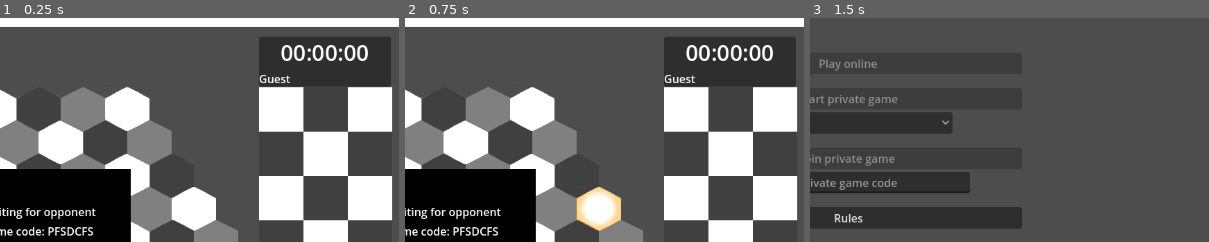
Above: before the commit, frames 1-3 (left to right).
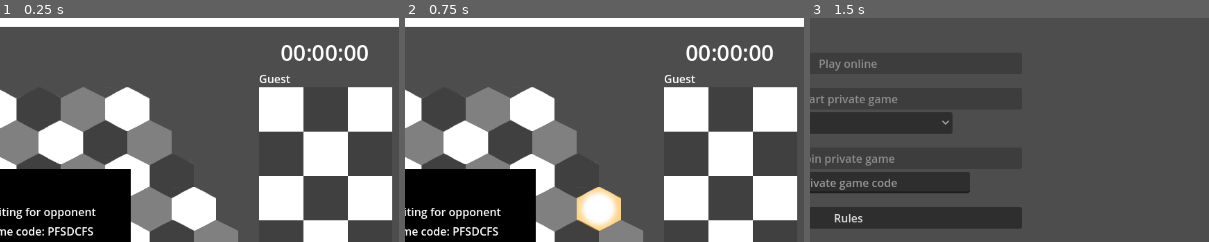
Above: after the commit, the same moments.

Repository: Bazsi1224/KesetClient
Game: Godot game, scene res://Match/match.tscn
Two runs of this game, one before a commit and one after it. Both use one fixed random seed, a clock stepped at 60 frames per second and the inputs below. This scene is started directly instead of the project's main scene.
Inputs (mouse positions are % of the whole screen's width and height, from its top left):
- Up to frame 1 (0.25 s): no input
- Up to frame 2 (0.75 s): tap Enter at 0.5 s; move the mouse to (72, 45) at 0.52 s; click (72, 45) at 0.67 s
- Up to frame 3 (1.5 s): click "Cancel" at 1.25 s
The pictures show only the part of the screen within x 45-95%, y 0-50%; the shares and areas given below are measured in that part.

The runs differ from the first frame. In frame 1, 6.3% of the frame differs, in the area x 64-98%, y 8-31%; in frame 2, 6.3%; in frame 3, nothing differs.

Commit message:
Display the current player

Diff:
--- a/Match/NetworkClient.gd
+++ b/Match/NetworkClient.gd
@@ -1,6 +1,7 @@
 extends Node
 var socket = StreamPeerTCP.new()
 var user_key : String
+var player_color : String
 var connecting_time = 0
 var online : bool
 
@@ -48,7 +49,8 @@
 		"GameMeta":
 			%GameCode.text = message_object["data"]["gameId"]
 			user_key       = message_object["data"]["player"]["userKey"]
-			if message_object["data"]["player"]["color"] == "red":
+			player_color   = message_object["data"]["player"]["color"]
+			if player_color == "red":
 				%Frame.modulate = Color.RED
 			else:
 				%Frame.modulate = Color.BLUE
@@ -84,7 +86,7 @@
 	%RedBox.refresh_content(state["redBox"])
 	%BlueBox.refresh_content(state["blueBox"])
 	%Board.refresh_content(state["board"])
-
+	$"..".display_actual_player( state["actualPlayer"] )
 
 
 func piece_selected( container, tile ):
--- a/Match/match.gd
+++ b/Match/match.gd
@@ -41,3 +41,20 @@
 func _on_button_back_pressed():
 	$NetworkClient.close_connection()
 	get_tree().change_scene_to_file("res://UI/MainMenu.tscn")
+
+
+func display_actual_player( actualPlayer ):
+	if actualPlayer == "red":
+		var style_box = StyleBoxFlat.new()
+		style_box.bg_color = Color.WHEAT
+		%RedPlayerPanel.add_theme_stylebox_override( "panel", style_box)
+		style_box = StyleBoxFlat.new()
+		style_box.bg_color = Color.TRANSPARENT
+		%BluePlayerPanel.add_theme_stylebox_override( "panel",style_box )
+	else:
+		var style_box = StyleBoxFlat.new()
+		style_box.bg_color = Color.TRANSPARENT
+		%RedPlayerPanel.add_theme_stylebox_override( "panel", style_box)
+		style_box = StyleBoxFlat.new()
+		style_box.bg_color = Color.WHEAT
+		%BluePlayerPanel.add_theme_stylebox_override( "panel",style_box )
--- a/Match/match.tscn
+++ b/Match/match.tscn
@@ -16,6 +16,10 @@
 
 [sub_resource type="LabelSettings" id="LabelSettings_fjb12"]
 font_size = 32
+
+[sub_resource type="StyleBoxTexture" id="StyleBoxTexture_lxx0f"]
+texture = ExtResource("11_hl2fu")
+modulate_color = Color(1, 1, 1, 0)
 
 [node name="Match" type="Node2D"]
 script = ExtResource("1_qjkar")
@@ -139,6 +143,7 @@
 text = "Cancel"
 
 [node name="RedPlayerPanel" type="PanelContainer" parent="."]
+unique_name_in_owner = true
 offset_left = -513.0
 offset_top = -297.0
 offset_right = -323.0
@@ -160,10 +165,12 @@
 text = "Guest"
 
 [node name="BluePlayerPanel" type="PanelContainer" parent="."]
+unique_name_in_owner = true
 offset_left = 318.0
 offset_top = -297.0
 offset_right = 508.0
 offset_bottom = -225.0
+theme_override_styles/panel = SubResource("StyleBoxTexture_lxx0f")
 
 [node name="VBoxContainer" type="VBoxContainer" parent="BluePlayerPanel"]
 layout_mode = 2
Not shown: 1 places in Match/match.tscn that only renumber resources
